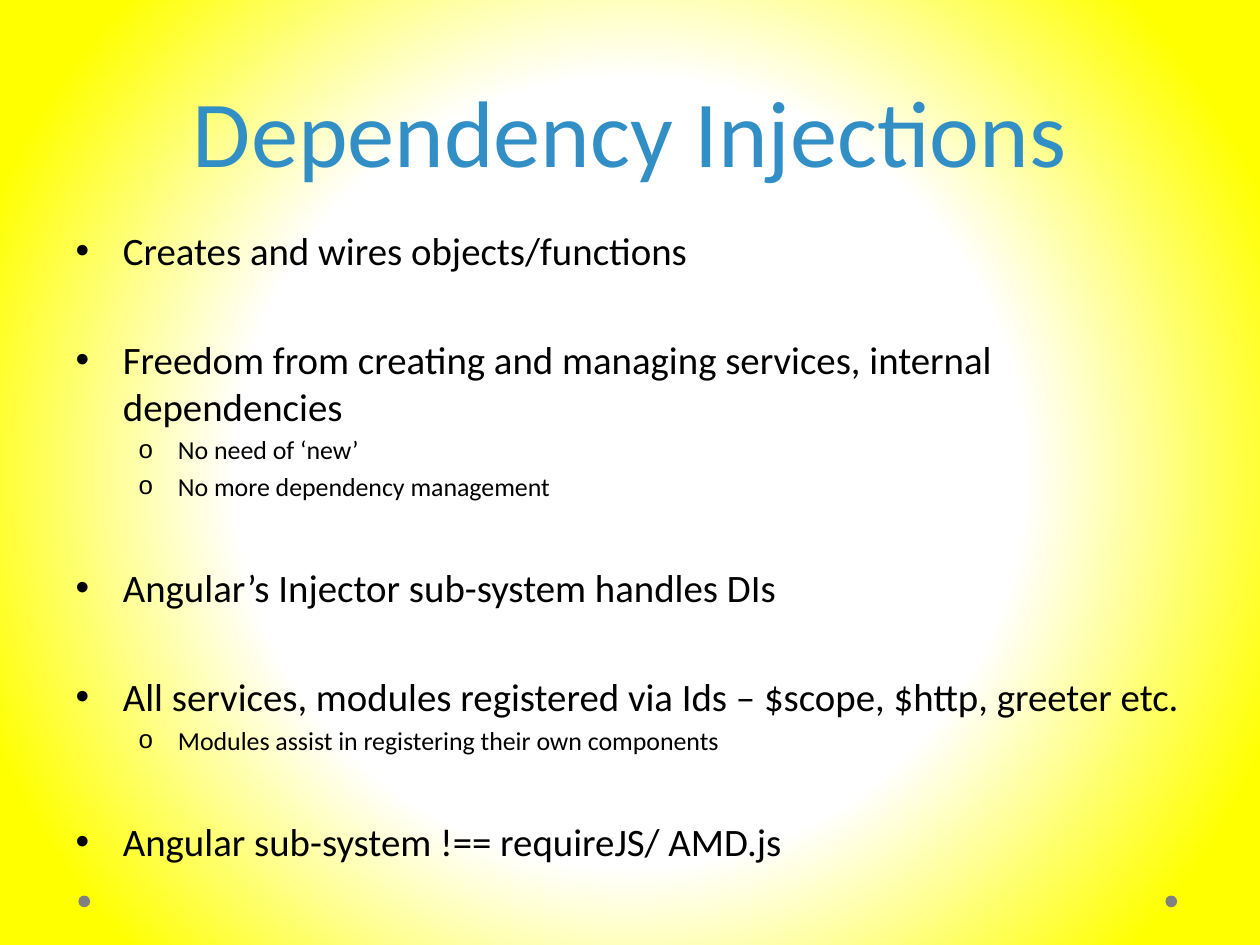
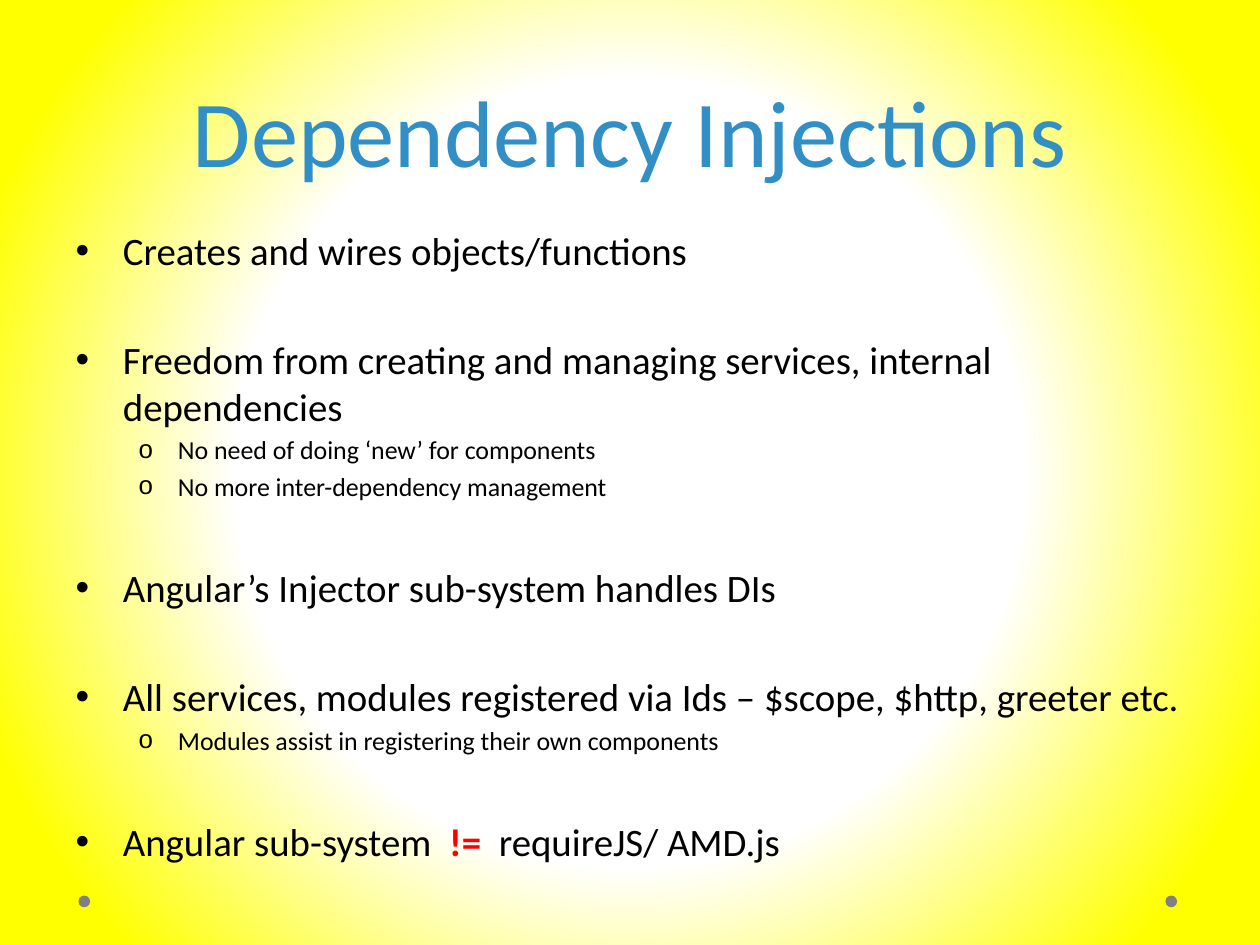
Before and after one commit to murtazahaveliwala/technext-angularjs-demo, a slide deck: slide 16 of Introduction to AngularJs.pptx. Drawn at 1260x945 pixels with LibreOffice and Linux fonts; fonts in the diff are those of the drawing. Boxes give left, top, right and bottom in pixels: in the first picture for what was removed or moved away, otherwise in the second. Text is boxed around its words. In the diff, an @@ line names an element or a change of style, - is before the commit and + after.

Commit message:
Fixed typos, grammer in DI slide

```diff
--- a/Introduction to AngularJs.pptx
+++ b/Introduction to AngularJs.pptx
@@ text at [178, 440, 606, 501]: text changed @@
-  o No need of ‘new’
-  o No more dependency management
+  o No need of doing ‘new’ for components
+  o No more inter-dependency management
@@ text at [123, 823, 780, 865]: text changed @@
-• Angular sub-system !== requireJS/ AMD.js
+• Angular sub-system != requireJS/ AMD.js
```
Also in this commit, not shown: 5 other slides changed.
